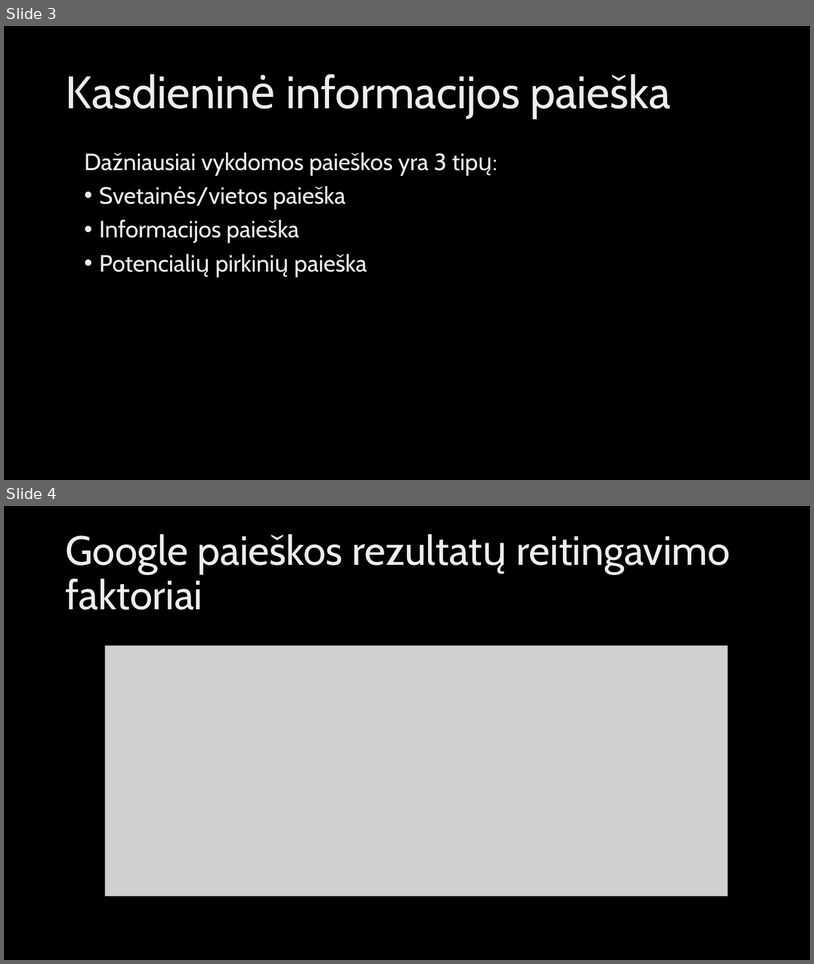
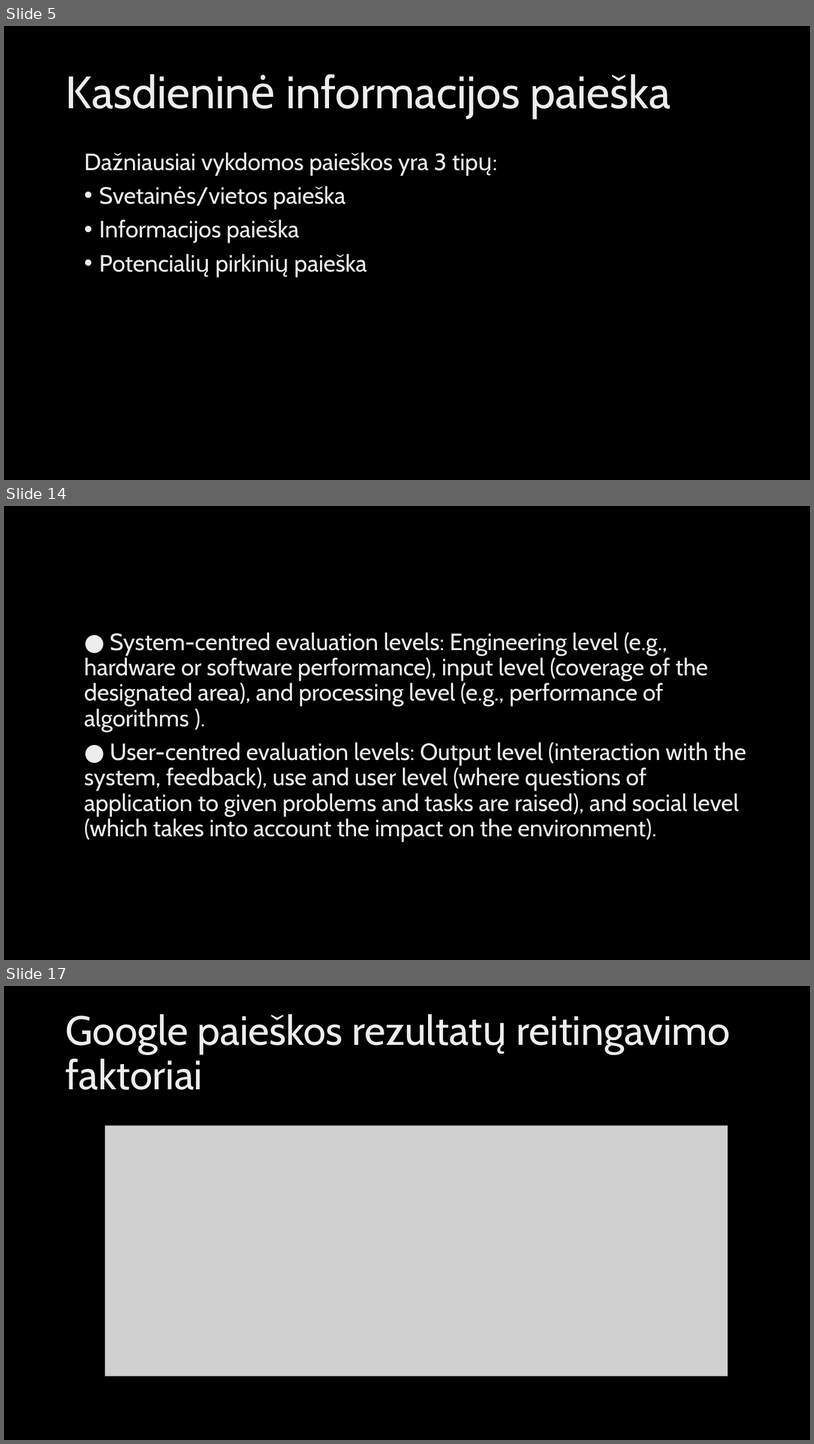
Before and after one commit to MariusKra/InformaciniuSistemuProjektas, a slide deck: IIS pristatymas/Žiniatinklio paieškos rezultatų kokybės vertinimas.pptx. Shown one above the other, each under a label of ours: slides 3 and 4 before the commit, slides 5, 14 and 17 after it; the slides between them are not shown. The pictures are 814x964 and 814x1444 pixels, drawn with LibreOffice and Linux fonts; fonts in the diff are those of the drawing; grey boxes stand for pictures; background and template pictures are left out. Boxes give left, top, right and bottom in pixels: in the first picture for what was removed or moved away, otherwise in the second. Text is boxed around its words. In the diff, an @@ line names an element or a change of style, - is before the commit and + after.

```diff
--- a/IIS pristatymas/Žiniatinklio paieškos rezultatų kokybės vertinimas.pptx
+++ b/IIS pristatymas/Žiniatinklio paieškos rezultatų kokybės vertinimas.pptx
@@ slide 14 added at (4,506,810,960), background picture (left out) @@
@@ text added at (84,632,746,842), 28 pt, text gradient #BFBFBF to #EDEDED to #FFFFFF @@
+● System-centred evaluation levels: Engineering level (e.g., hardware or software performance), input level (coverage of the designated area), and processing level (e.g., performance of algorithms ).
+● User-centred evaluation levels: Output level (interaction with the system, feedback), use and user level (where questions of application to given problems and tasks are raised), and social level (which takes into account the impact on the environment).
@@ what was slide 3 is now slide 5 @@
@@ what was slide 4 is now slide 17 @@
```
Also in this commit, not shown: 2 slides changed, 21 other slides added.
